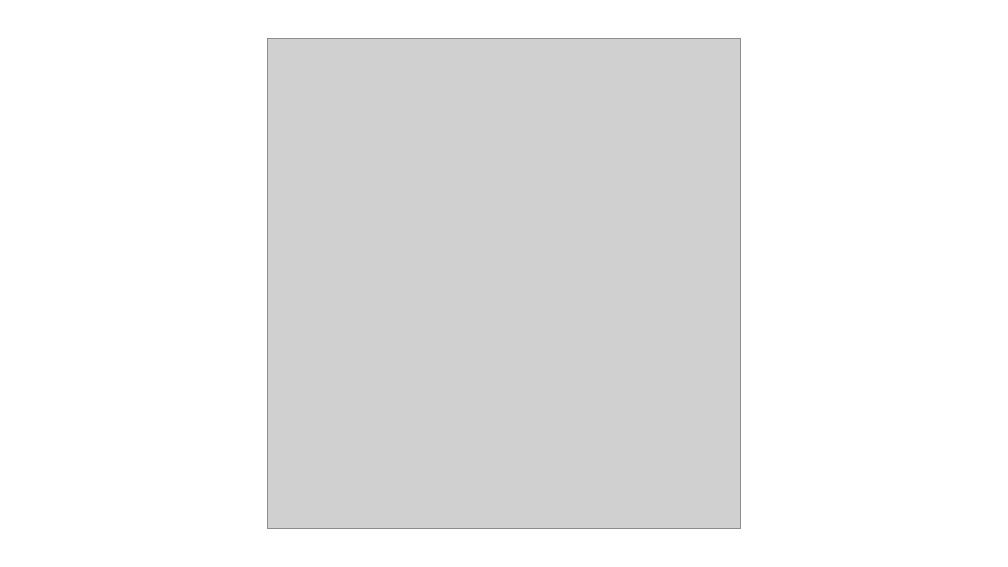
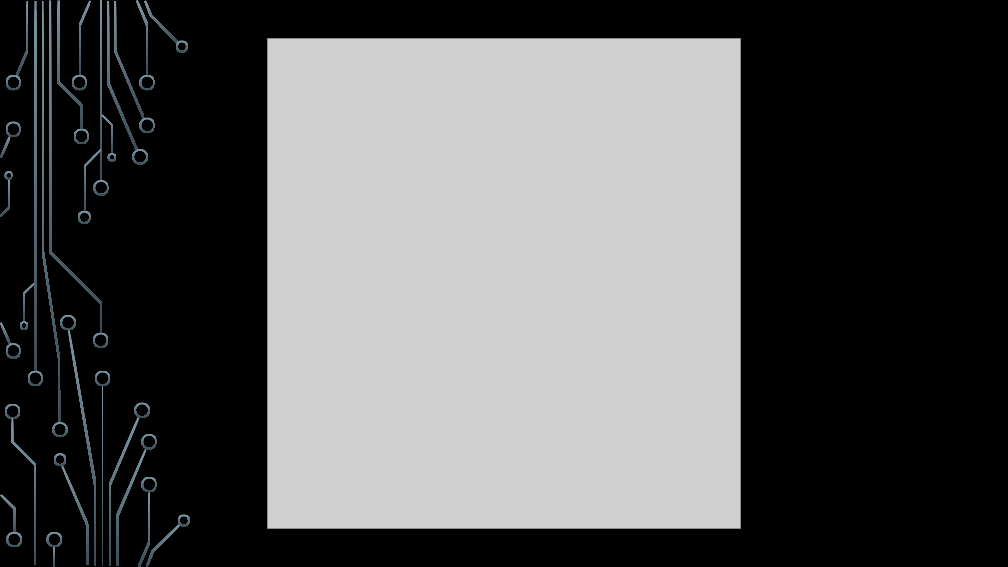
Before and after one commit to da225/Subscribers-Galore-Exploring-World-s-Top-YouTube-Channels_NM2023TMID39245, a slide deck: slide 12 of Subscribers Powerpoint.pptx. Drawn at 1008x567 pixels with LibreOffice and Linux fonts; fonts in the diff are those of the drawing; grey boxes stand for pictures; background and template pictures are left out. Boxes give left, top, right and bottom in pixels: in the first picture for what was removed or moved away, otherwise in the second. Text is boxed around its words. In the diff, an @@ line names an element or a change of style, - is before the commit and + after.

```diff
--- a/Subscribers Powerpoint.pptx
+++ b/Subscribers Powerpoint.pptx
@@ background #FFFFFF to picture (left out) @@
@@ group added at (x1=0, y1=0, x2=191, y2=567): 50 freeform shapes, 4 rectangles @@
```
Also in this commit, not shown: 14 other slides changed, 1 slide added, 1 slide removed, 1 other file.
